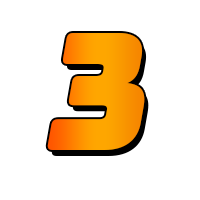
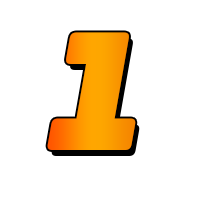
Layer changes from the first 200×200 image to the second:
renamed "3" to "1", painted on it over [47, 32, 145, 150]
